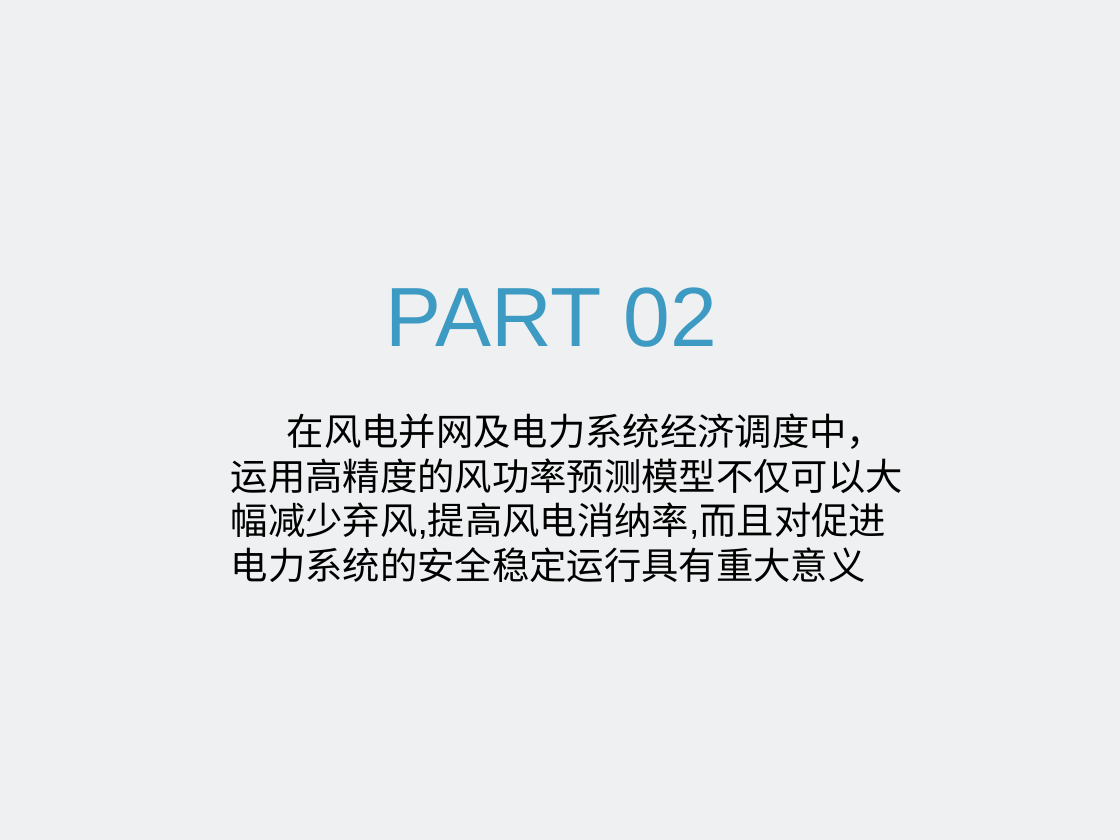
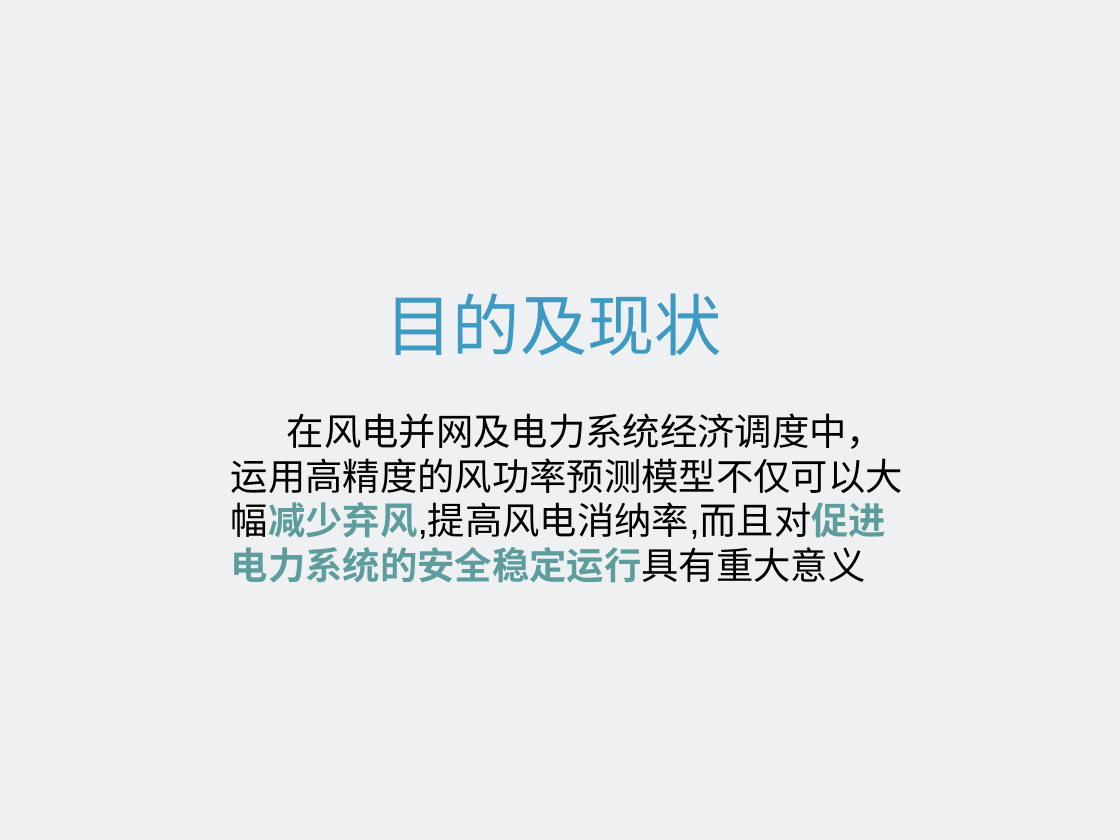
Before and after one commit to FlyBehindRussQ/Presentation, a slide deck: slide 5 of 1.pptx. Drawn at 1120x840 pixels with LibreOffice and Linux fonts; fonts in the diff are those of the drawing; background and template pictures are left out. Boxes give left, top, right and bottom in pixels: in the first picture for what was removed or moved away, otherwise in the second. Text is boxed around its words. In the diff, an @@ line names an element or a change of style, - is before the commit and + after.

```diff
--- a/1.pptx
+++ b/1.pptx
@@ text at [386, 293, 722, 356]: text changed; size 54 to 43.2 pt @@
-PART 02
+目的及现状
@@ text "在风电并网及电力系统经济调度中，运用高精度的风功率预测模型不仅可以大幅减少弃风,提高风电消纳率,而且对促进电力系统的安全 ..." at [231, 413, 903, 583]: text colour #000000 to #5E9D9D, bold on in "在风电并网及电力系统经济调度中，运用高精度的风功率预测模型不仅可以大幅减少弃风,提高风电消纳率,而且对促进电力系统的安全 ..." @@
```
Also in this commit, not shown: 5 other slides changed, 3 slides added, 2 slides removed.
